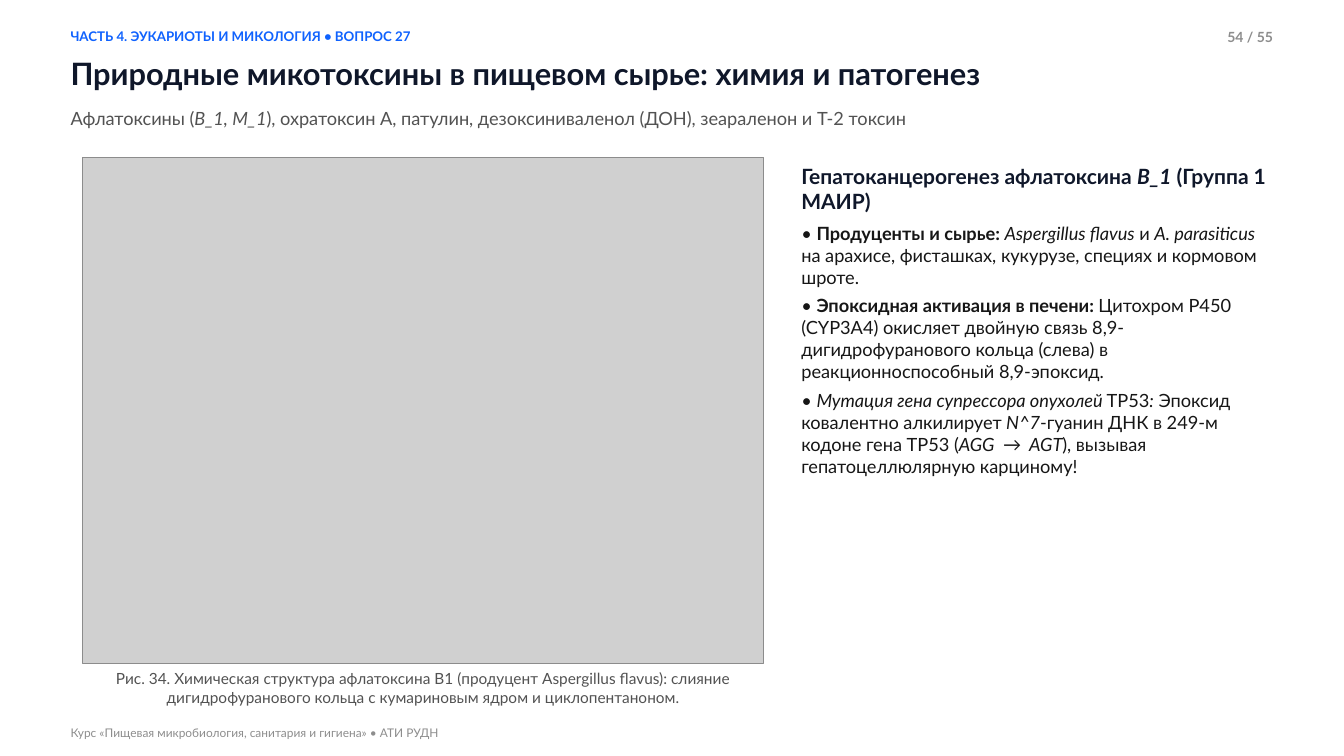
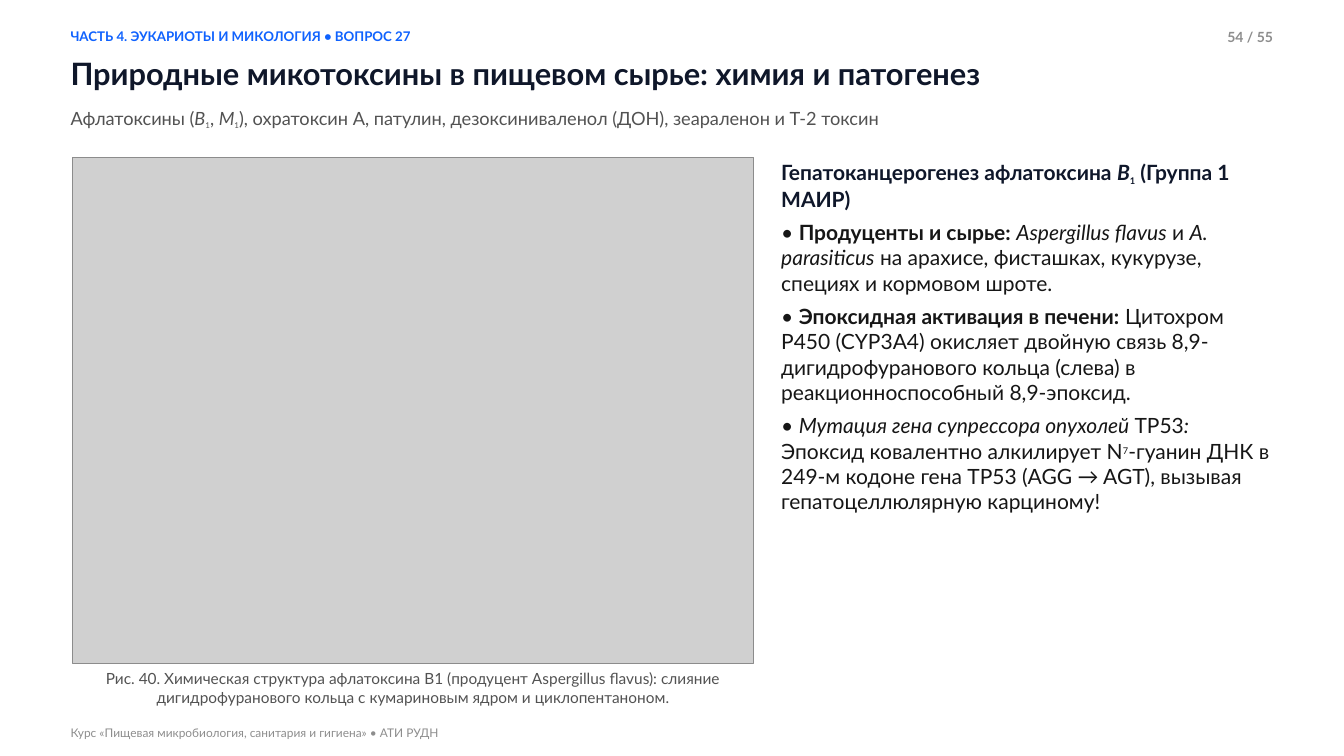
Before and after one commit to yaroslavtsevam/microbio-ati-rudn.github.io, a slide deck: slide 54 of assets/presentations/Lecture_02_Microbiology.pptx. Drawn at 1344x756 pixels with LibreOffice and Linux fonts; fonts in the diff are those of the drawing; grey boxes stand for pictures. Boxes give left, top, right and bottom in pixels: in the first picture for what was removed or moved away, otherwise in the second. Text is boxed around its words. In the diff, an @@ line names an element or a change of style, - is before the commit and + after.

Commit message:
Fix Lecture 2 presentation: enlarge body text in PPTX, fix math/chem formulas, transparent headerless SVG schemes, add 6 fungi illustrations

```diff
--- a/assets/presentations/Lecture_02_Microbiology.pptx
+++ b/assets/presentations/Lecture_02_Microbiology.pptx
@@ text at <box>71,111,879,128</box>: text changed @@
-Афлатоксины (B_1, M_1), охратоксин А, патулин, дезоксиниваленол (ДОН), зеараленон и Т-2 токсин
+Афлатоксины (B1, M1), охратоксин А, патулин, дезоксиниваленол (ДОН), зеараленон и Т-2 токсин
@@ picture: place and size @@
-picture at <box>83,157,764,663</box>
+picture at <box>73,157,754,663</box>
@@ text at <box>781,164,1229,210</box>: text changed @@
-Гепатоканцерогенез афлатоксина B_1 (Группа 1 МАИР)
+Гепатоканцерогенез афлатоксина B1 (Группа 1 МАИР)
@@ text "Гепатоканцерогенез афлатоксина B1 (Группа 1 ...": place and size @@
-text "Гепатоканцерогенез афлатоксина B1 (Группа 1 ..." at <box>801,167,1266,476</box>
+text "Гепатоканцерогенез афлатоксина B1 (Группа 1 ..." at <box>781,164,1269,513</box>
@@ text at <box>781,224,1224,404</box>: size 13 to 15 pt in "• Продуценты и сырье: Aspergillus flavus и ...", "• Эпоксидная активация в печени: Цитохром P450 ..."; more space between paragraphs @@
@@ text at <box>781,417,1269,513</box>: text changed; size 13 to 15 pt @@
-• Мутация гена супрессора опухолей TP53: Эпоксид ковалентно алкилирует N^7-гуанин ДНК в 249-м кодоне гена TP53 (AGG → AGT), вызывая гепатоцеллюлярную карциному!
+• Мутация гена супрессора опухолей TP53: Эпоксид ковалентно алкилирует N7-гуанин ДНК в 249-м кодоне гена TP53 (AGG → AGT), вызывая гепатоцеллюлярную карциному!
@@ text at <box>106,672,720,706</box>: text changed @@
-Рис. 34. Химическая структура афлатоксина B1 (продуцент Aspergillus flavus): слияние дигидрофуранового кольца с кумариновым ядром и циклопентаноном.
+Рис. 40. Химическая структура афлатоксина B1 (продуцент Aspergillus flavus): слияние дигидрофуранового кольца с кумариновым ядром и циклопентаноном.
```
Also in this commit, not shown: 54 other slides changed, 20 other files.
